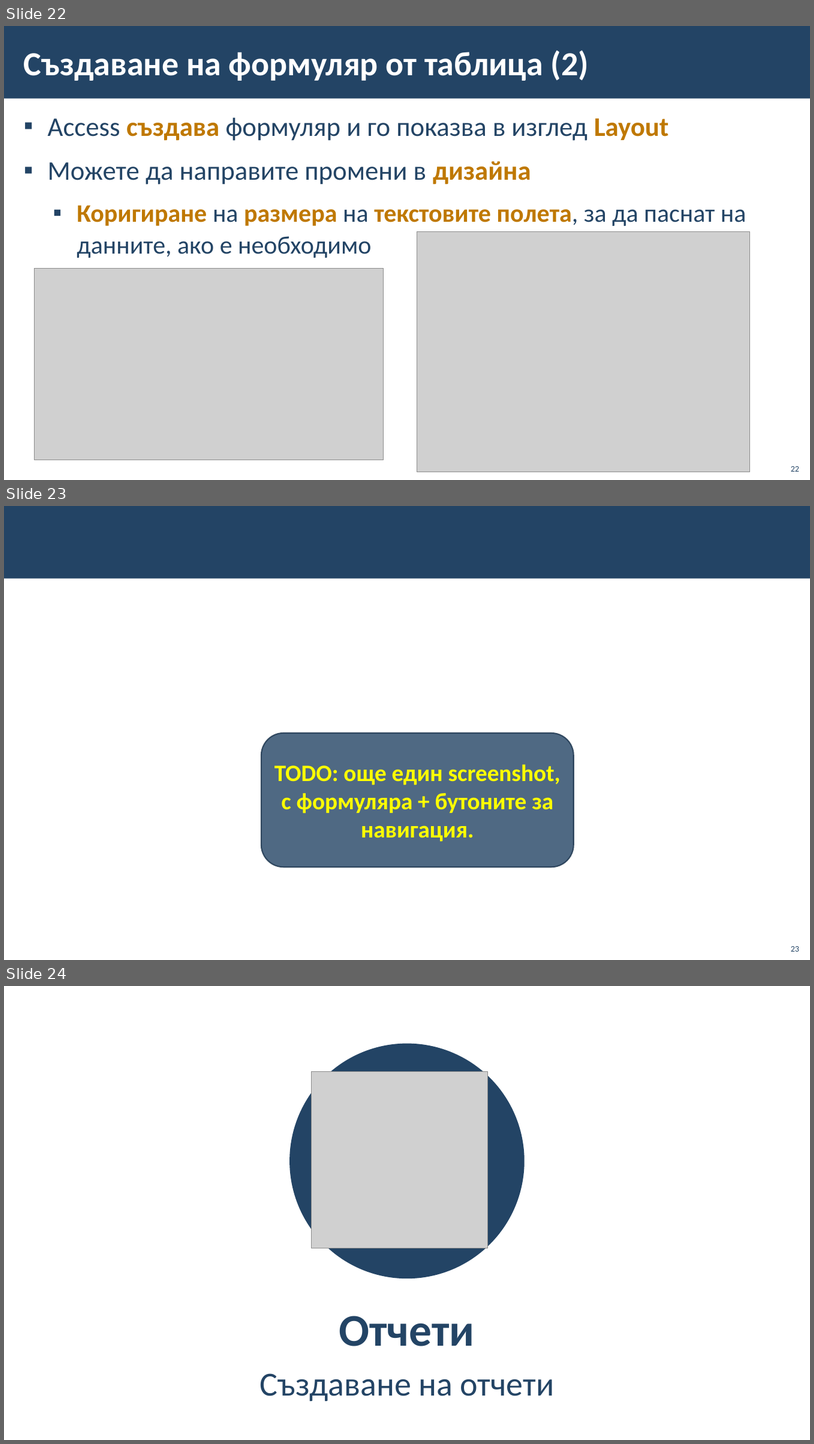
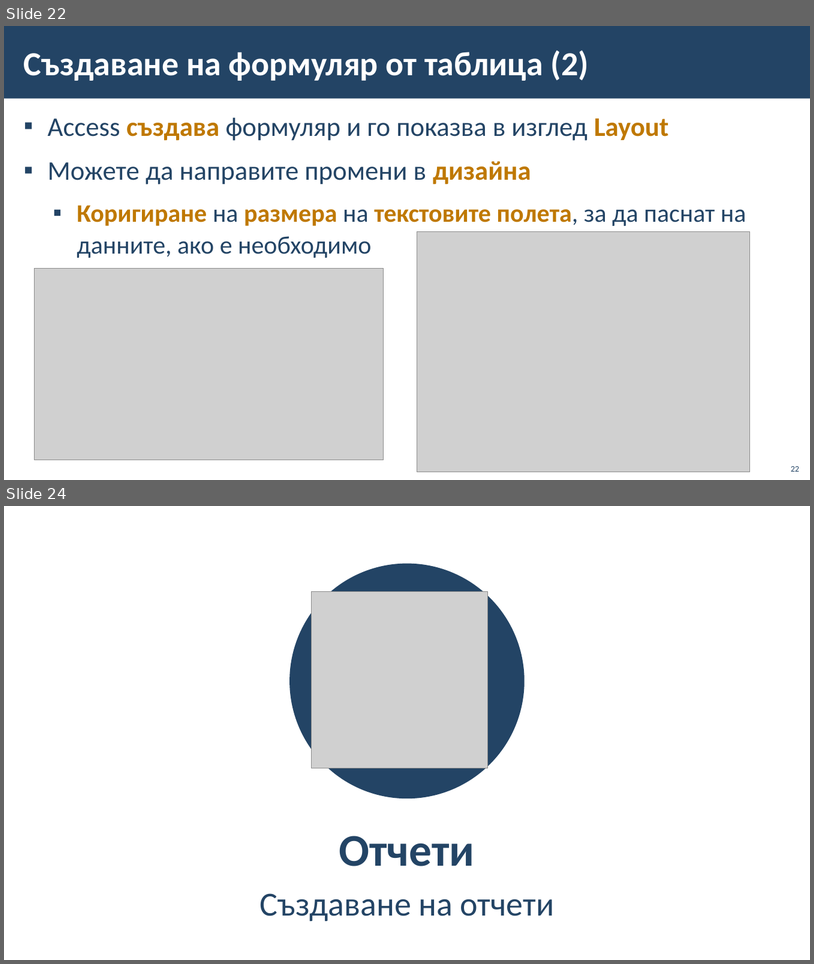
Before and after one commit to BG-IT-Edu/School-Programming, a slide deck: Courses/Software-Sciences/Module-3-Databases-New/13-MS-Access/13-MS-Access-Queries-Forms-Reports.pptx. Shown one above the other, each under a label of ours: slides 22, 23 and 24 before the commit, slides 22 and 24 after it; the slides between them are not shown. The pictures are 814x1444 and 814x964 pixels, drawn with LibreOffice and Linux fonts; fonts in the diff are those of the drawing; grey boxes stand for pictures; background and template pictures are left out. Boxes give left, top, right and bottom in pixels: in the first picture for what was removed or moved away, otherwise in the second. Text is boxed around its words. In the diff, an @@ line names an element or a change of style, - is before the commit and + after.

```diff
--- a/Courses/Software-Sciences/Module-3-Databases-New/13-MS-Access/13-MS-Access-Queries-Forms-Reports.pptx
+++ b/Courses/Software-Sciences/Module-3-Databases-New/13-MS-Access/13-MS-Access-Queries-Forms-Reports.pptx
@@ slide 23 removed at bbox=[4, 506, 810, 960], background #FFFFFF; not listed: 1 template element that a slide beside it also shows @@
@@ rounded rectangle removed at bbox=[262, 733, 575, 867] @@
-TODO: още един screenshot, с формуляра + бутоните за навигация.
@@ page number removed at bbox=[791, 946, 800, 951] @@
-23
```
Also in this commit, not shown: 10 slides changed, 1 slide added.
